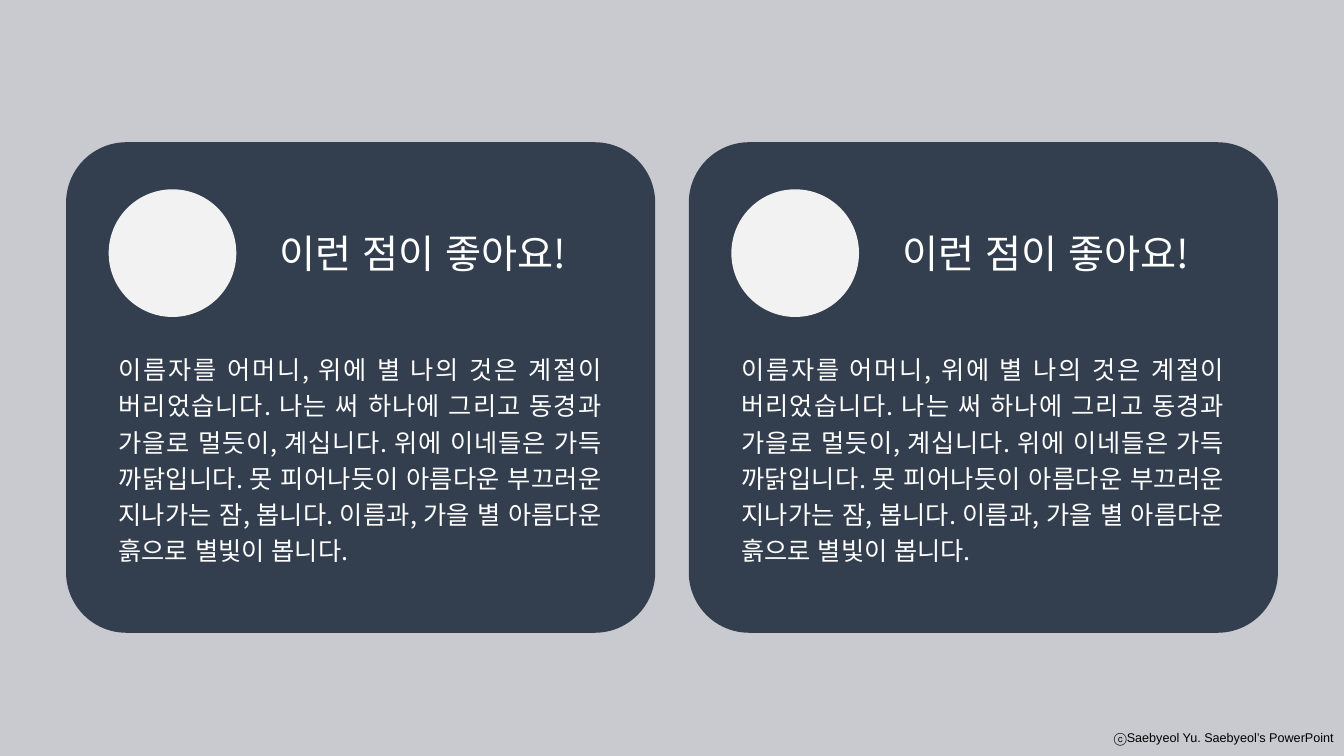
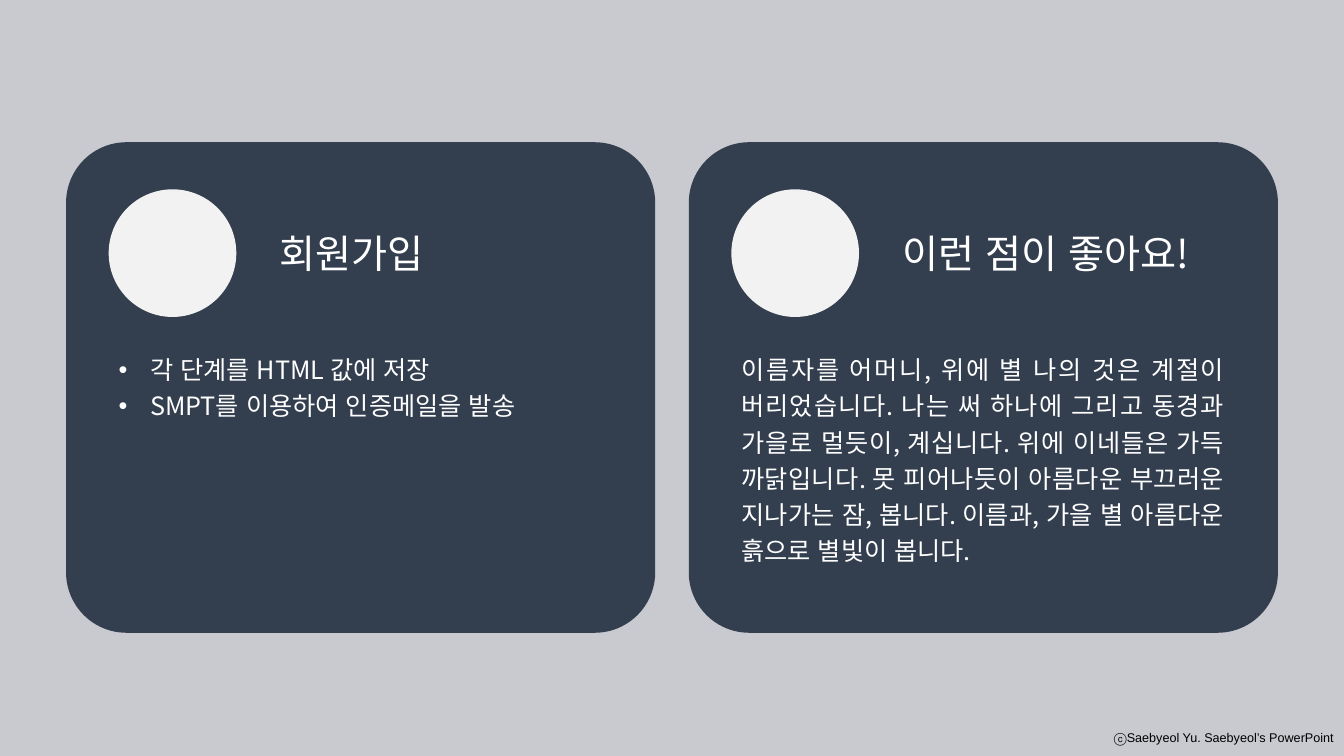
Before and after one commit to uno-km/aPlatform, a slide deck: slide 6 of aPlatform/aPlatform/portfolio_README.pptx. Drawn at 1344x756 pixels with LibreOffice and Linux fonts; fonts in the diff are those of the drawing. Boxes give left, top, right and bottom in pixels: in the first picture for what was removed or moved away, otherwise in the second. Text is boxed around its words. In the diff, an @@ line names an element or a change of style, - is before the commit and + after.

```diff
--- a/aPlatform/aPlatform/portfolio_README.pptx
+++ b/aPlatform/aPlatform/portfolio_README.pptx
@@ text at (280,235,424,271): text changed @@
-이런 점이 좋아요!
+회원가입
@@ text at (150,358,515,417): text changed @@
-이름자를 어머니, 위에 별 나의 것은 계절이 버리었습니다. 나는 써 하나에 그리고 동경과 가을로 멀듯이, 계십니다. 위에 이네들은 가득 까닭입니다. 못 피어나듯이 아름다운 부끄러운 지나가는 잠, 봅니다. 이름과, 가을 별 아름다운 흙으로 별빛이 봅니다.
+• 각 단계를 HTML 값에 저장
+• SMPT를 이용하여 인증메일을 발송
```
Also in this commit, not shown: 1 other slide changed, 8 slides added, 2 other files.
